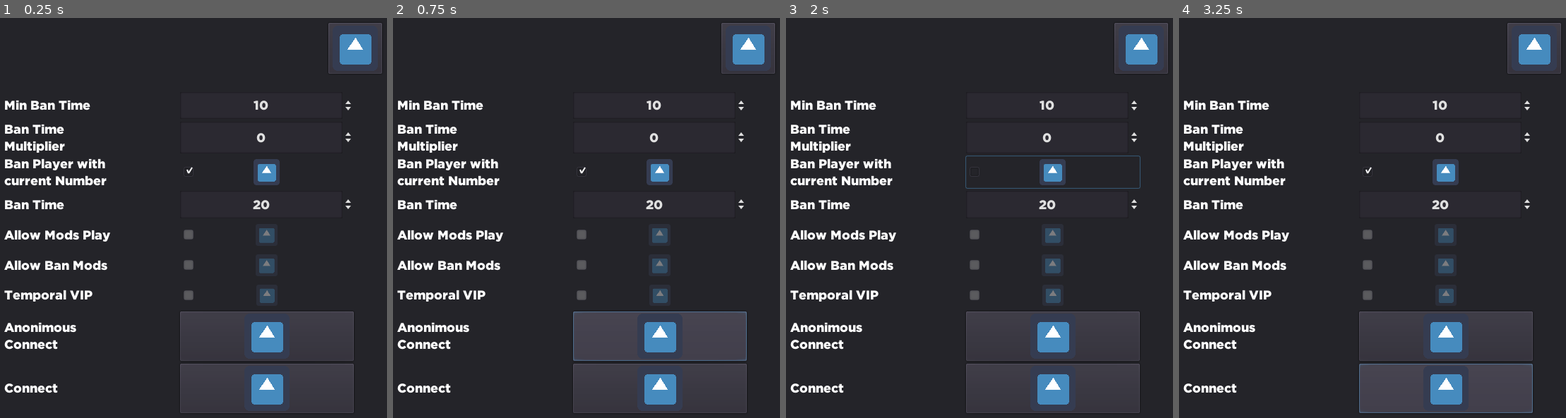
Above: before the commit, frames 1-4 (left to right).
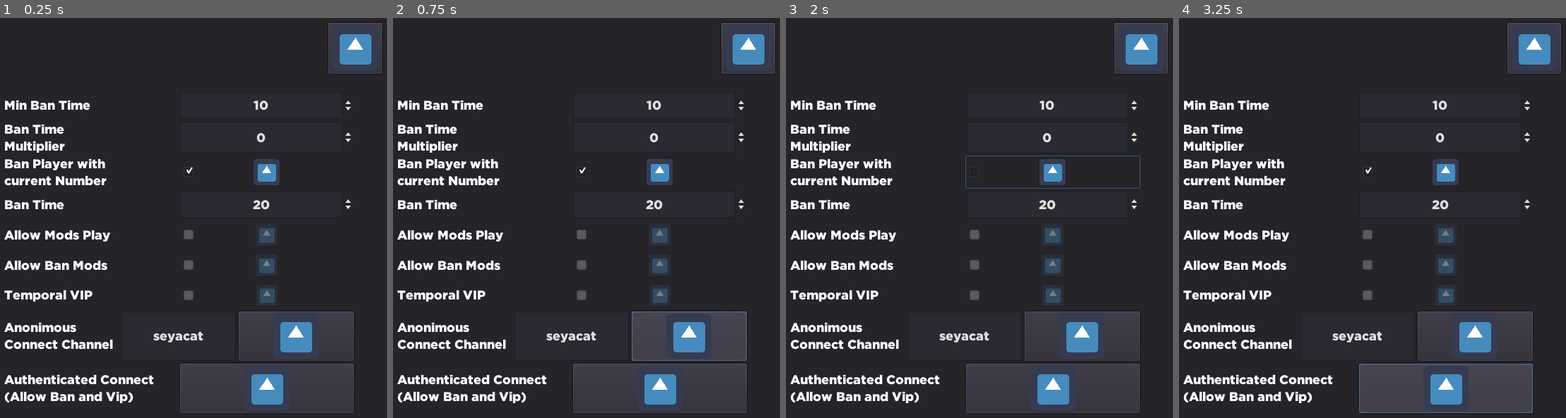
Above: after the commit, the same moments.

Repository: seyacat/numerica-twitch-godot
Game: Godot game, scene res://Main.tscn
The game is run twice, just before and just after one commit, with the same random seed, the same clock (stepped at 60 frames per second) and the same inputs. The engine's default icon, where the game draws it, is replaced by a stand-in: a white triangle on a blue panel in a dark square.
Inputs (mouse positions are in pixels of both pictures, inside the frame that each line leads up to; where the layout moved, square brackets give the same spot in the first picture):
- Up to frame 1 (0.25 s): no input
- Up to frame 2 (0.75 s): click (690, 338) [660, 338] at 0.5 s
- Up to frame 3 (2 s): click (1053, 174) at 1.25 s
- Up to frame 4 (3.25 s): click (1446, 174) at 2 s; click (1446, 390) at 2.75 s

The runs differ from the first frame. In frame 1, 2.9% of the frame differs, in the area x 1-81%, y 73-97%; in frame 2, 4.5%; in frame 3, 2.9%; in frame 4, 2.9%.

Commit message:
Correct channel connection

Diff:
--- a/Main.tscn
+++ b/Main.tscn
@@ -258,16 +258,24 @@
 margin_bottom = 381.0
 size_flags_vertical = 3
 
-[node name="Button" type="Label" parent="Game/Panel2/VBoxContainer/HBoxContainer6"]
+[node name="Label" type="Label" parent="Game/Panel2/VBoxContainer/HBoxContainer6"]
 margin_top = 12.0
-margin_right = 245.0
+margin_right = 162.0
 margin_bottom = 57.0
 size_flags_horizontal = 3
 text = "Anonimous
-Connect"
+Connect Channel"
+
+[node name="anonimousChannel" type="LineEdit" parent="Game/Panel2/VBoxContainer/HBoxContainer6"]
+margin_left = 166.0
+margin_right = 328.0
+margin_bottom = 70.0
+size_flags_horizontal = 3
+text = "seyacat"
+align = 1
 
 [node name="LineEdit" type="Button" parent="Game/Panel2/VBoxContainer/HBoxContainer6"]
-margin_left = 249.0
+margin_left = 332.0
 margin_right = 495.0
 margin_bottom = 70.0
 size_flags_horizontal = 3
@@ -281,11 +289,12 @@
 size_flags_vertical = 3
 
 [node name="Button" type="Label" parent="Game/Panel2/VBoxContainer/HBoxContainer7"]
-margin_top = 24.0
-margin_right = 245.0
-margin_bottom = 45.0
-size_flags_horizontal = 3
-text = "Connect"
+margin_top = 12.0
+margin_right = 245.0
+margin_bottom = 57.0
+size_flags_horizontal = 3
+text = "Authenticated Connect
+(Allow Ban and Vip)"
 
 [node name="LineEdit" type="Button" parent="Game/Panel2/VBoxContainer/HBoxContainer7"]
 margin_left = 249.0
--- a/TwitchChat.gd
+++ b/TwitchChat.gd
@@ -49,11 +49,12 @@
 	if auth && auth.has("accessToken"):
 		ws.get_peer(1).put_packet(("PASS oauth:" + auth.accessToken).to_utf8())
 		ws.get_peer(1).put_packet(("NICK "+auth.twitchUser.login).to_utf8())
-		ws.get_peer(1).put_packet("JOIN #seyacat".to_utf8())
+		ws.get_peer(1).put_packet(("JOIN #"+auth.twitchUser.login).to_utf8())
 	else:
+		var anonimousChannel = $"../Game/Panel2/VBoxContainer/HBoxContainer6/anonimousChannel".text
 		ws.get_peer(1).put_packet("NICK justinfan12345".to_utf8())
 		ws.get_peer(1).put_packet("PASS kappa".to_utf8())
-		ws.get_peer(1).put_packet("JOIN #seyacat".to_utf8())
+		ws.get_peer(1).put_packet(("JOIN #"+anonimousChannel).to_utf8())
 
 
 
